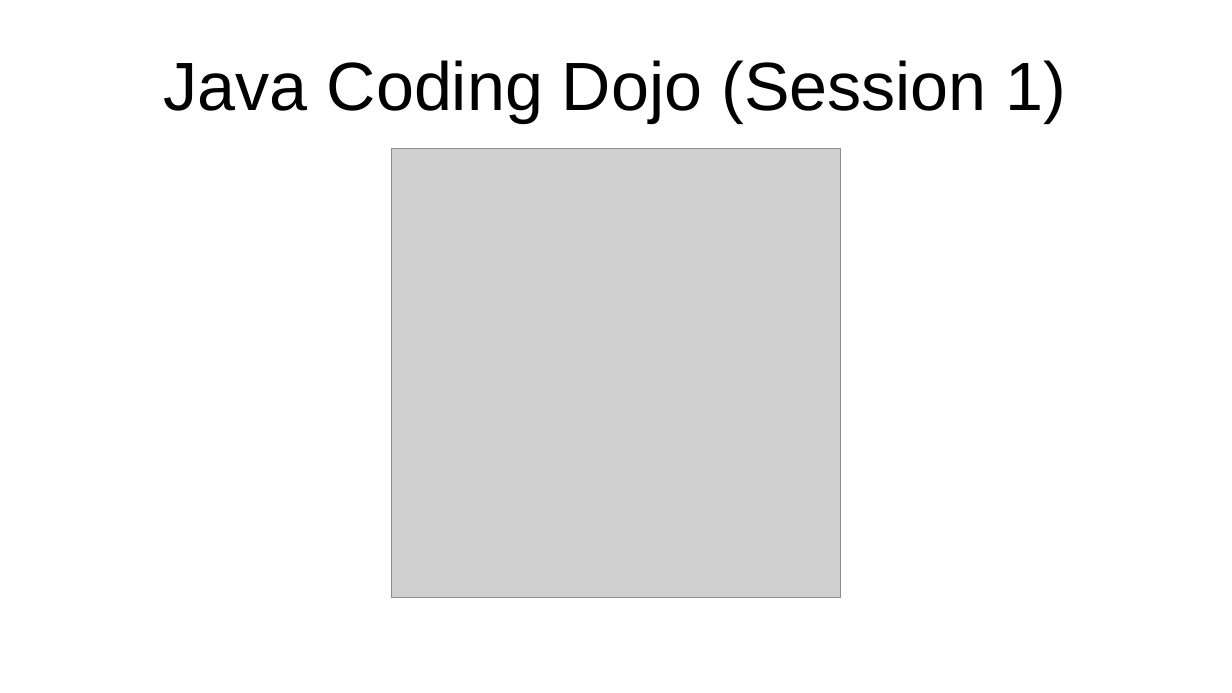
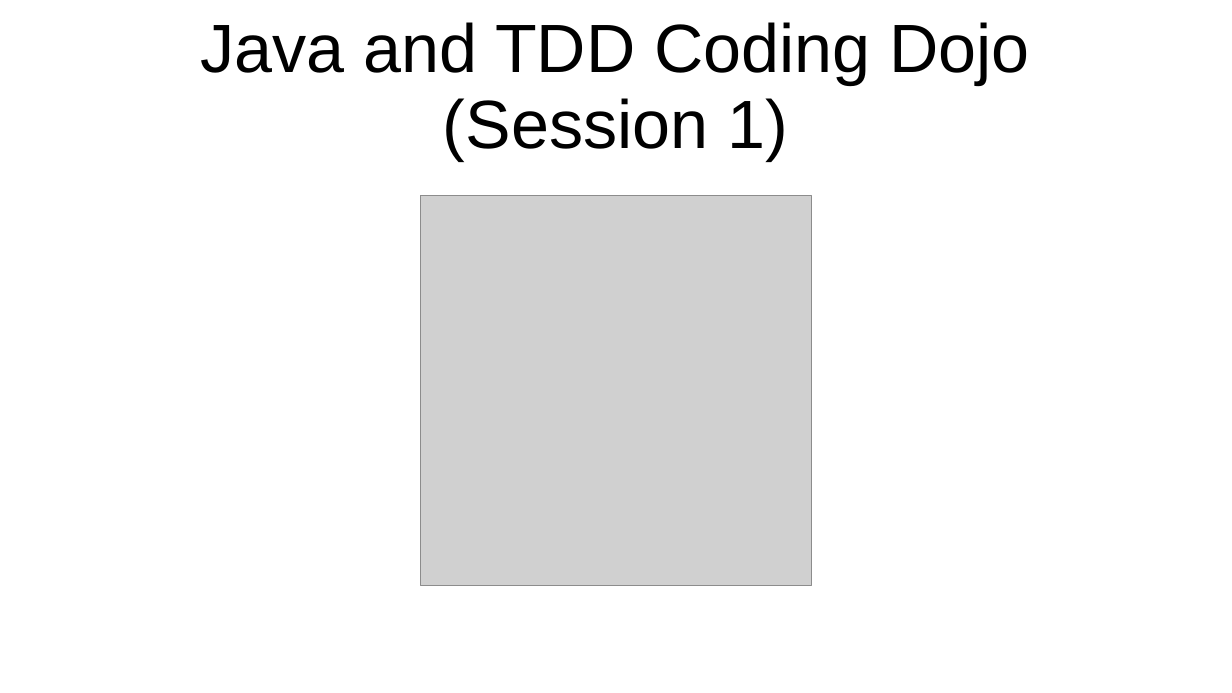
Before and after one commit to wtineomoronta/work-coding-dojo, a slide deck: slide 1 of Java Coding Dojo - Session 1.ppt. Drawn at 1232x693 pixels with LibreOffice and Linux fonts; fonts in the diff are those of the drawing; grey boxes stand for pictures. Boxes give left, top, right and bottom in pixels: in the first picture for what was removed or moved away, otherwise in the second. Text is boxed around its words. In the diff, an @@ line names an element or a change of style, - is before the commit and + after.

Commit message:
add content to presentation of java coding dojo session 1

```diff
--- a/Java Coding Dojo - Session 1.ppt
+++ b/Java Coding Dojo - Session 1.ppt
@@ title at (x1=200, y1=22, x2=1030, y2=161): text changed @@
-Java Coding Dojo (Session 1)
+Java and TDD Coding Dojo (Session 1)
@@ picture resized from (x1=392, y1=149, x2=841, y2=597) to (x1=420, y1=196, x2=811, y2=586) @@
```
Also in this commit, not shown: 2 other slides changed, 18 slides added, 1 slide removed.
